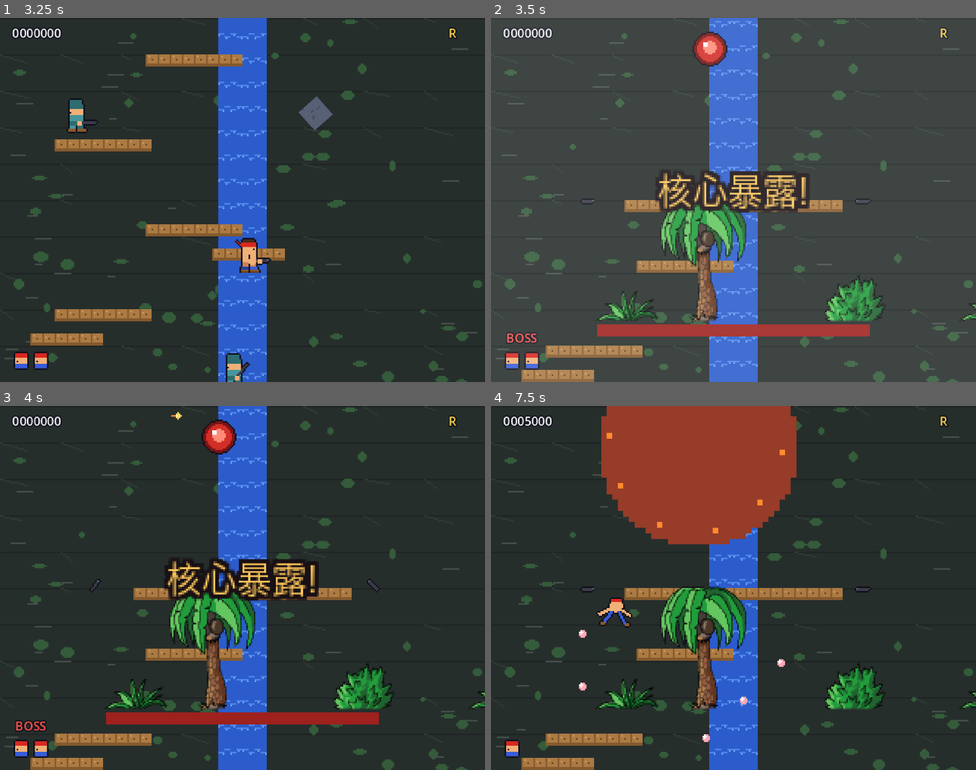
Above: before the commit, frames 1-4 (two rows, left to right).
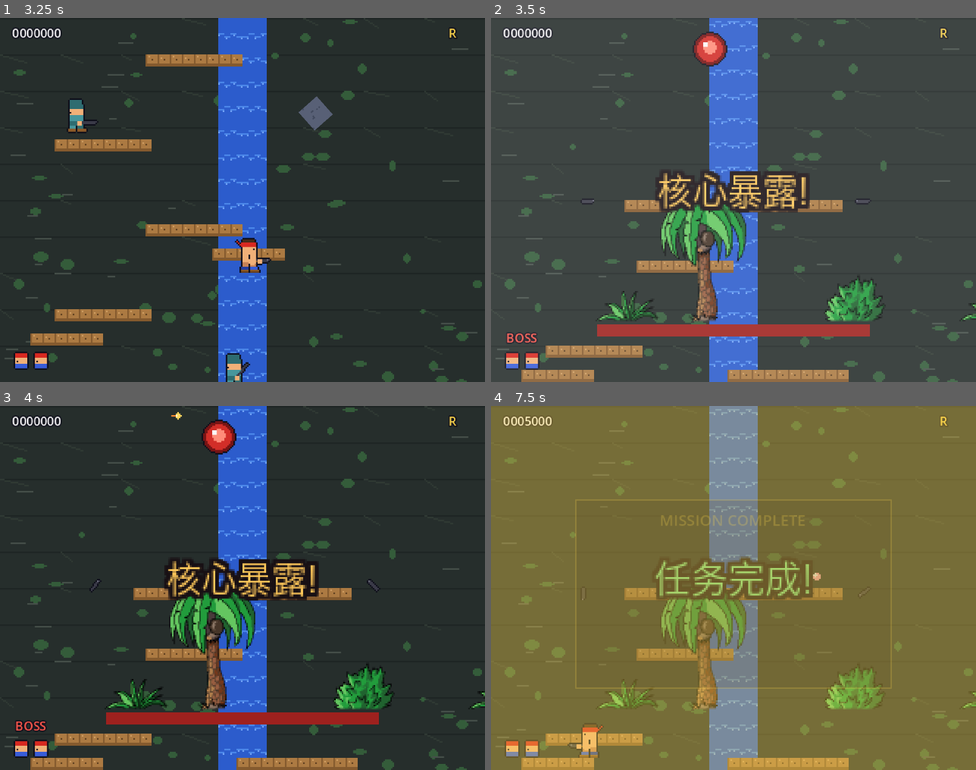
Above: after the commit, the same moments.

Repository: LJH-snow/contra-godot
Game: Godot game, scene res://tools/check_level2_main.tscn
Same seed, same stepped clock (60 frames per second), same inputs: the game is played once before the commit and once after it. This scene is started directly instead of the project's main scene.
Inputs (mouse positions are in pixels of both pictures, inside the frame that each line leads up to):
- Up to frame 1 (3.25 s): tap Enter (start) at 0.5, 2, 2.75 s; move the mouse to (349, 181) at 0.52 s; hold D (p1_right) 0.53-1.25 s; tap X (p1_shoot) at 0.6 s; click (349, 181) at 0.67 s; tap Z (p1_jump) at 0.77 s; drag from (145, 218) to (218, 272) at 1.27 s; move the mouse to (291, 119) at 2.02 s; hold D (p1_right) 2.03-2.75 s; tap Keypad Enter at 2.1 s; drag from (218, 272) to (97, 145) at 2.77 s
- Up to frame 2 (3.5 s): no input
- Up to frame 3 (4 s): move the mouse to (388, 642) at 3.52 s; hold A (p1_left) from 3.53 s (still down); tap Space at 3.6 s; tap Z (p1_jump) at 3.77 s
- Up to frame 4 (7.5 s): release A (p1_left) at 4.25 s; drag from (588, 533) to (670, 413) at 4.27 s; move the mouse to (757, 588) at 5.02 s; hold S (p1_down) 5.03-5.75 s; tap J at 5.1 s; click (757, 588) at 5.17 s; drag from (660, 497) to (786, 413) at 5.77 s; move the mouse to (840, 569) at 6.52 s; hold W (p1_up) 6.53-7.25 s; tap X (p1_shoot) at 6.6 s; tap Z (p1_jump) at 6.77 s; drag from (636, 606) to (728, 715) at 7.27 s

Frame 1 is identical in both runs. In frame 2, 0.8% of the frame differs, in the area x 48-74%, y 96-100%; in frame 3, 0.8%; in frame 4, 99%, in the area x 0-100%, y 0-100%.

Commit message:
fix: catch platform under fortress right side, lighter level2 fire, no-cache preview server

Diff:
--- a/scripts/enemy_turret.gd
+++ b/scripts/enemy_turret.gd
@@ -4,6 +4,7 @@
 const SHEET := preload("res://assets/sprites/turret.png")
 
 var fire_int := 2.1
+var burst := 3                         # 每轮连发弹数 (瀑布关调低)
 var _t := 1.0
 var _burst := 0
 var _burst_t := 0.0
@@ -37,7 +38,7 @@
 			_t -= delta
 			if _t <= 0.0:
 				_t = fire_int * (0.85 + randf() * 0.4)
-				_burst = 3
+				_burst = burst
 				_burst_t = 0.0
 
 func _fire() -> void:
--- a/scripts/game.gd
+++ b/scripts/game.gd
@@ -357,7 +357,7 @@
 	for s in cfg["snipers"]:
 		var sn := EnemySniper.new()
 		if L_VERTICAL:
-			sn.fire_int = 2.6
+			sn.fire_int = 3.2
 		sn.position = Vector2(s.x, s.y)
 		enemies_node.add_child(sn)
 		_hook_score(sn)
@@ -373,7 +373,8 @@
 	for t in cfg["turrets"]:
 		var tu := EnemyTurret.new()
 		if L_VERTICAL:
-			tu.fire_int = 3.6
+			tu.fire_int = 4.8
+			tu.burst = 2
 		tu.position = Vector2(t.x, t.y)
 		enemies_node.add_child(tu)
 		_hook_score(tu)
@@ -387,7 +388,7 @@
 	if L_VERTICAL:
 		# 瀑布顶要塞: 裸核心 (闸门由核心开合表现)
 		_make_core(cfg["boss_pos"] + Vector2(48, 100), 30)   # 核心落进屏内, 站顶台直射可及
-		boss_core.fire_int = 2.6                             # 纵向关核心弹幕更稀, 配合双炮塔
+		boss_core.fire_int = 3.4                             # 纵向关核心弹幕更稀, 配合双炮塔
 	else:
 		boss_wall = StaticBody2D.new()
 		boss_wall.set_script(preload("res://scripts/boss_wall.gd"))
--- a/scripts/game_data.gd
+++ b/scripts/game_data.gd
@@ -243,6 +243,8 @@
 		si += 1
 	# 顶部要塞平台 + 双炮塔
 	plats.append(Vector3i(88, 120, 144))
+	# 要塞右侧接坠台: 下方浮台只到 x172, 右半边坠落原本直通水底
+	plats.append(Vector3i(156, 232, 80))
 	turb.append(Vector2i(60, 120))
 	turb.append(Vector2i(248, 120))
 	return {
--- a/tools/check_level2.gd
+++ b/tools/check_level2.gd
@@ -83,6 +83,11 @@
 						overlap_ok = true
 				check(base_ok, "出生站位浮台存在")
 				check(overlap_ok, "上一层浮台与出生台横向重叠 (起步满跳可达)")
+				var catch_ok := false
+				for p in game.L_PLATFORMS:
+					if p.y >= 220 and p.y <= 245 and p.x + p.z >= 236:
+						catch_ok = true
+				check(catch_ok, "要塞右侧有接坠平台 (不再直通水底)")
 				check(game.player != null and game.player.position.y > 1500.0, "玩家出生在底部")
 				var bg := game.get_node("Background/FarLayer/FarSprite")
 				check(bg.texture.resource_path.ends_with("bg_waterfall.png"), "瀑布崖壁背景已换装")
Not shown, added: tools/preview_server.py
